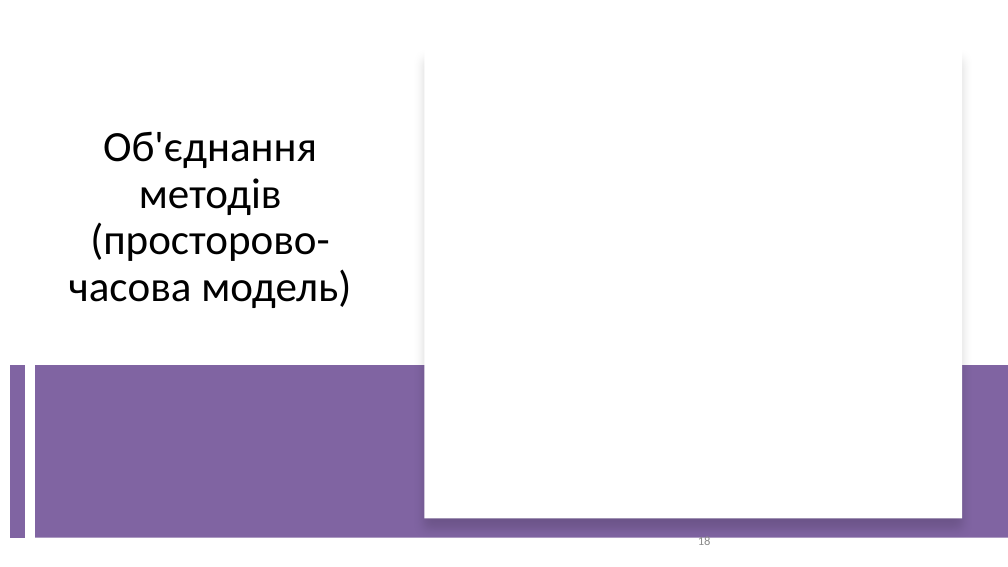
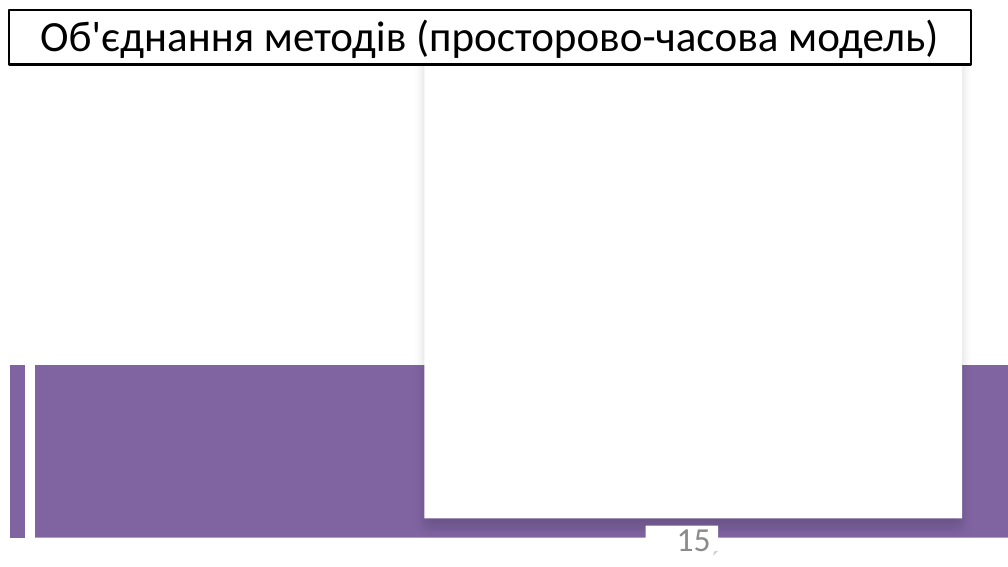
Before and after one commit to ly0wenka/dis_f, a slide deck: slide 15 of dissertation_Kondratov_slides.pptx (slide 18 before the commit). Drawn at 1008x567 pixels with LibreOffice and Linux fonts; fonts in the diff are those of the drawing; grey boxes stand for pictures. Boxes give left, top, right and bottom in pixels: in the first picture for what was removed or moved away, otherwise in the second. Text is boxed around its words. In the diff, an @@ line names an element or a change of style, - is before the commit and + after.

```diff
--- a/dissertation_Kondratov_slides.pptx
+++ b/dissertation_Kondratov_slides.pptx
@@ title "Об'єднання методів (просторово-часова модель)": place and size @@
-title "Об'єднання методів (просторово-часова модель)" at bbox=[69, 131, 351, 308]
+title "Об'єднання методів (просторово-часова модель)" at bbox=[9, 11, 972, 65]
@@ title "Об'єднання методів (просторово-часова модель)" at bbox=[9, 11, 972, 65]: fill none to #FFFFFF; outline none to #000000 2 pt @@
@@ page number added at bbox=[646, 526, 718, 556], fill #FFFFFF, outline #000000 2 pt, 32 pt, text #8C8C8C @@
+15
@@ page number removed at bbox=[698, 535, 711, 545] @@
-18
```
Also in this commit, not shown: 34 other slides changed, 6 slides removed.
